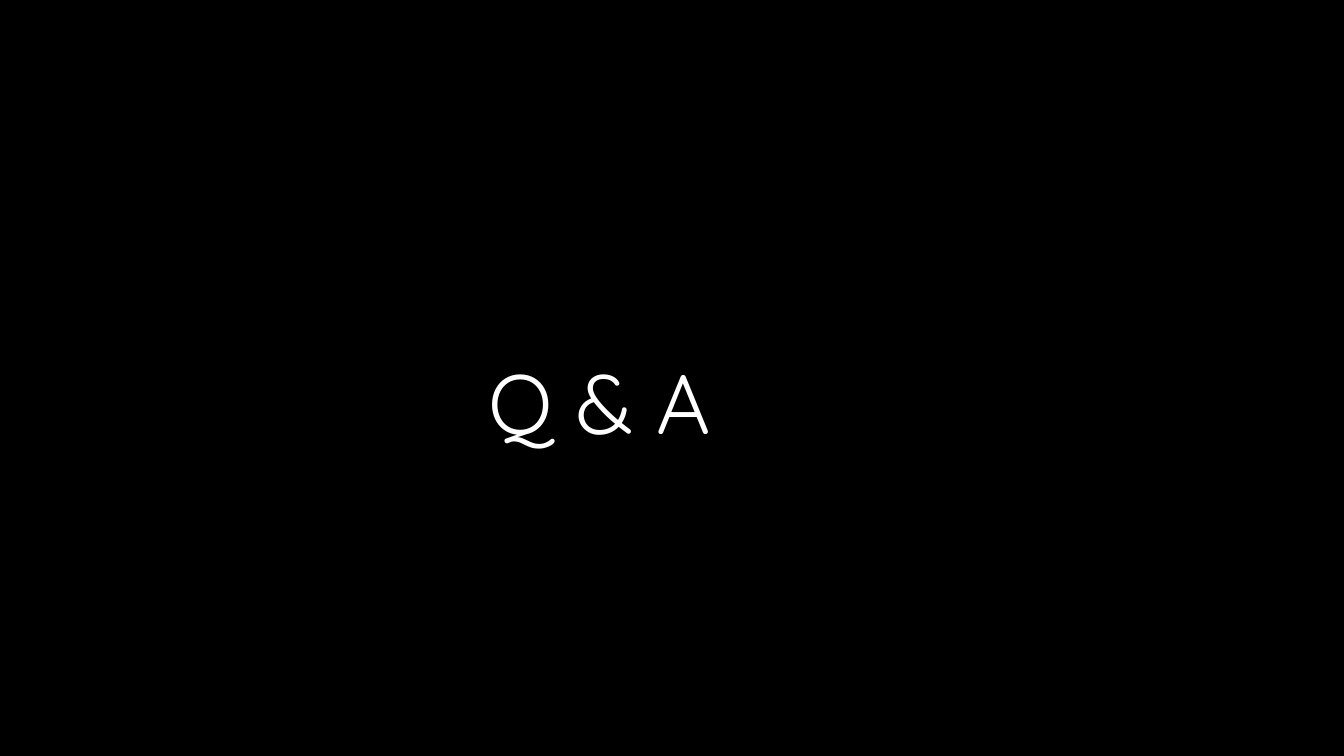
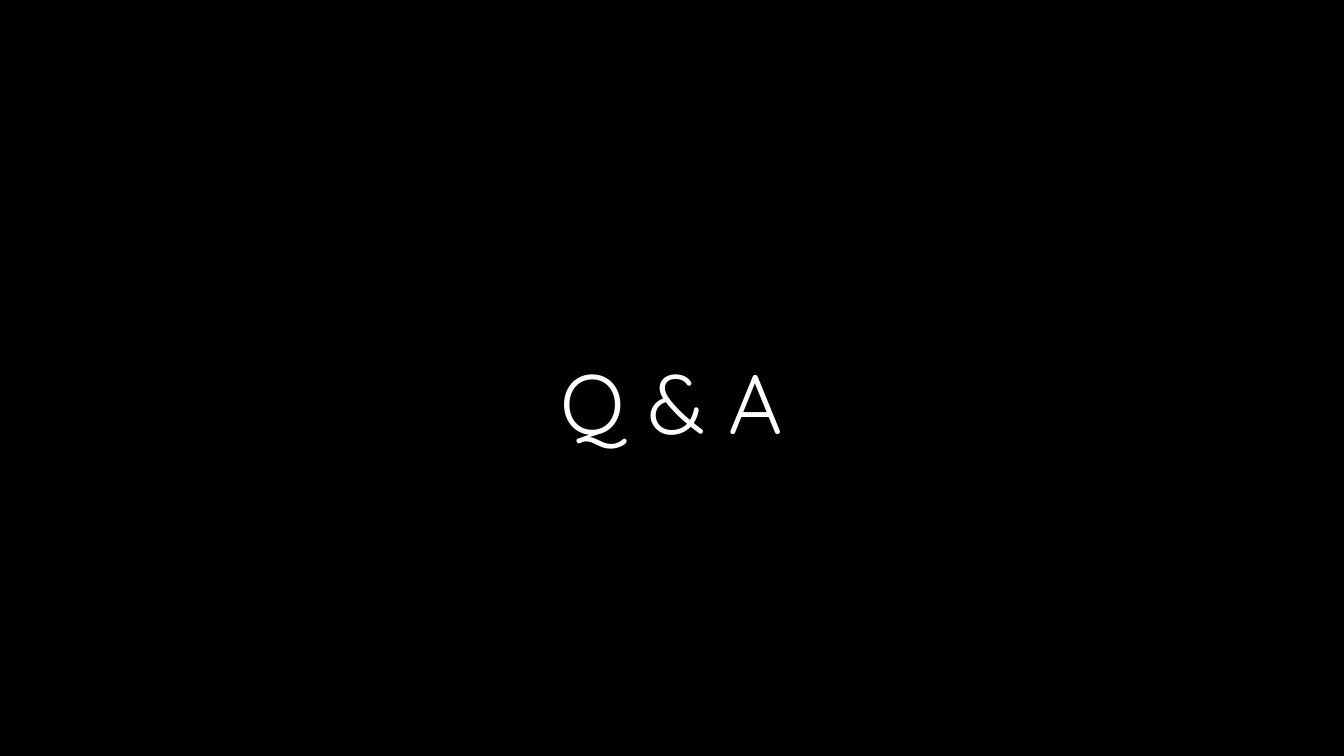
Before and after one commit to rakesthedon/myfancyroom, a slide deck: slide 7 of presentation/Personalize Your Flat (mac).pptx. Drawn at 1344x756 pixels with LibreOffice and Linux fonts; fonts in the diff are those of the drawing; background and template pictures are left out. Boxes give left, top, right and bottom in pixels: in the first picture for what was removed or moved away, otherwise in the second. Text is boxed around its words. In the diff, an @@ line names an element or a change of style, - is before the commit and + after.

```diff
--- a/presentation/Personalize Your Flat (mac).pptx
+++ b/presentation/Personalize Your Flat (mac).pptx
@@ text "Q & A" at box(561, 374, 783, 449): alignment left to centre @@
```
Also in this commit, not shown: 1 other slide changed.
